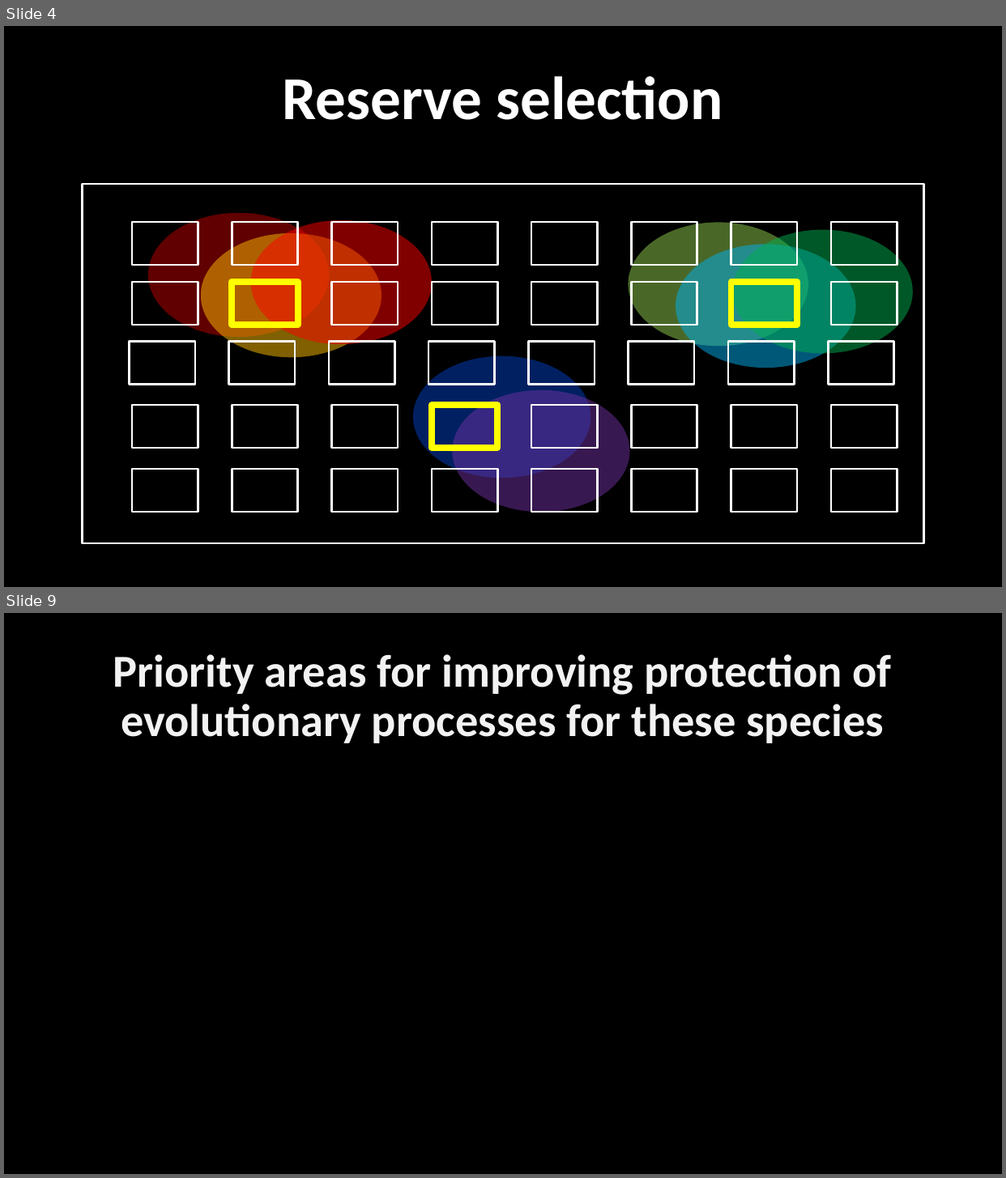
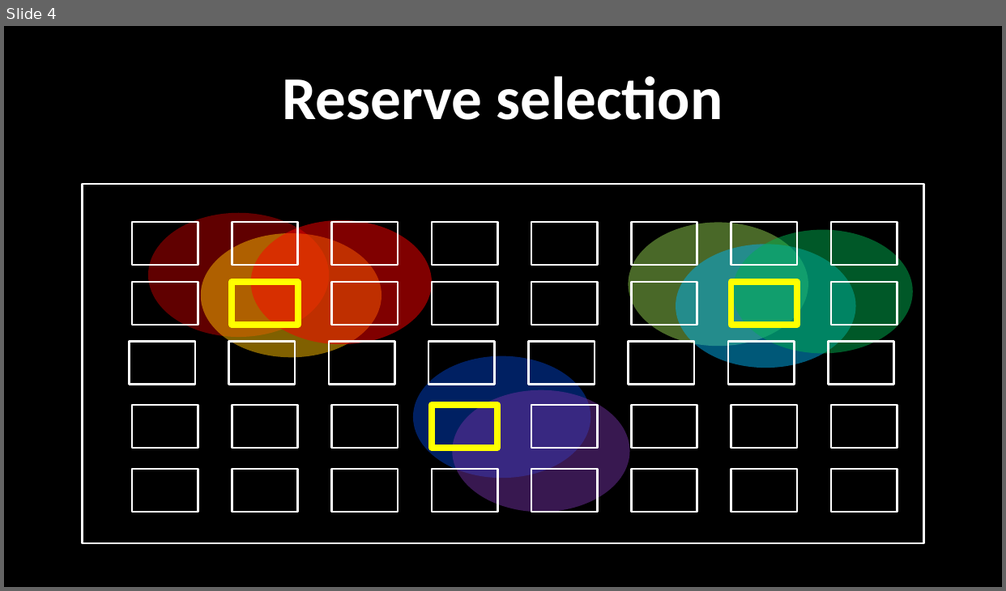
Before and after one commit to jeffreyhanson/abstracts-and-slides, a slide deck: seminars/EEF-presentation-02-08-2019/jeffrey-hanson-eff-slides.pptx. Shown one above the other, each under a label of ours: slides 4 and 9 before the commit, slide 4 after it; the slides between them are not shown. The pictures are 1006x1178 and 1006x591 pixels, drawn with LibreOffice and Linux fonts; fonts in the diff are those of the drawing. Boxes give left, top, right and bottom in pixels: in the first picture for what was removed or moved away, otherwise in the second. Text is boxed around its words. In the diff, an @@ line names an element or a change of style, - is before the commit and + after.

```diff
--- a/seminars/EEF-presentation-02-08-2019/jeffrey-hanson-eff-slides.pptx
+++ b/seminars/EEF-presentation-02-08-2019/jeffrey-hanson-eff-slides.pptx
@@ slide 9 removed at (4, 613, 1002, 1174), background #000000 @@
@@ title removed at (113, 654, 892, 743) @@
-Priority areas for improving protection of evolutionary processes for these species
```
Also in this commit, not shown: 4 slides changed, 9 slides added, 4 other slides removed.
